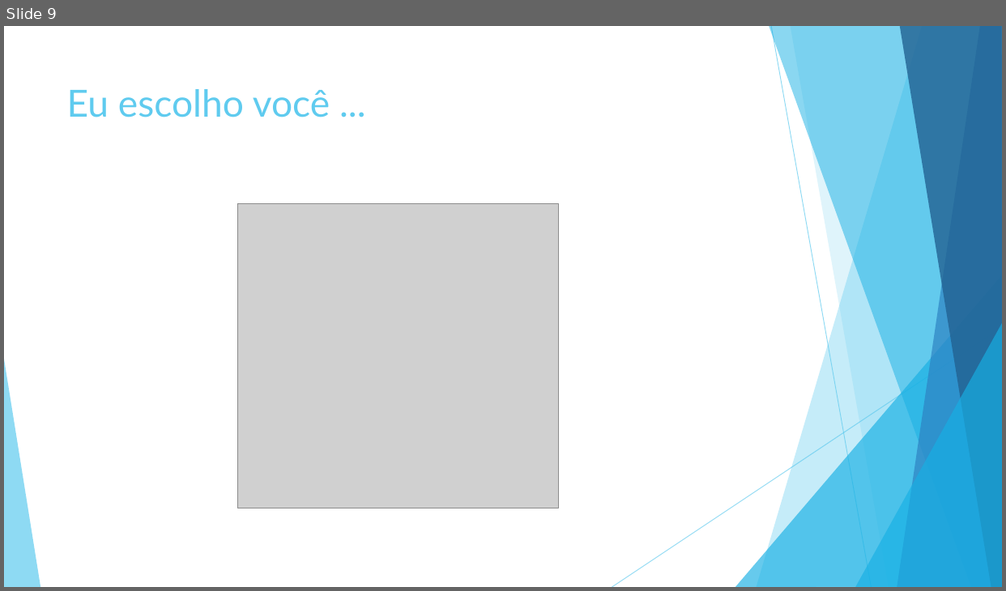
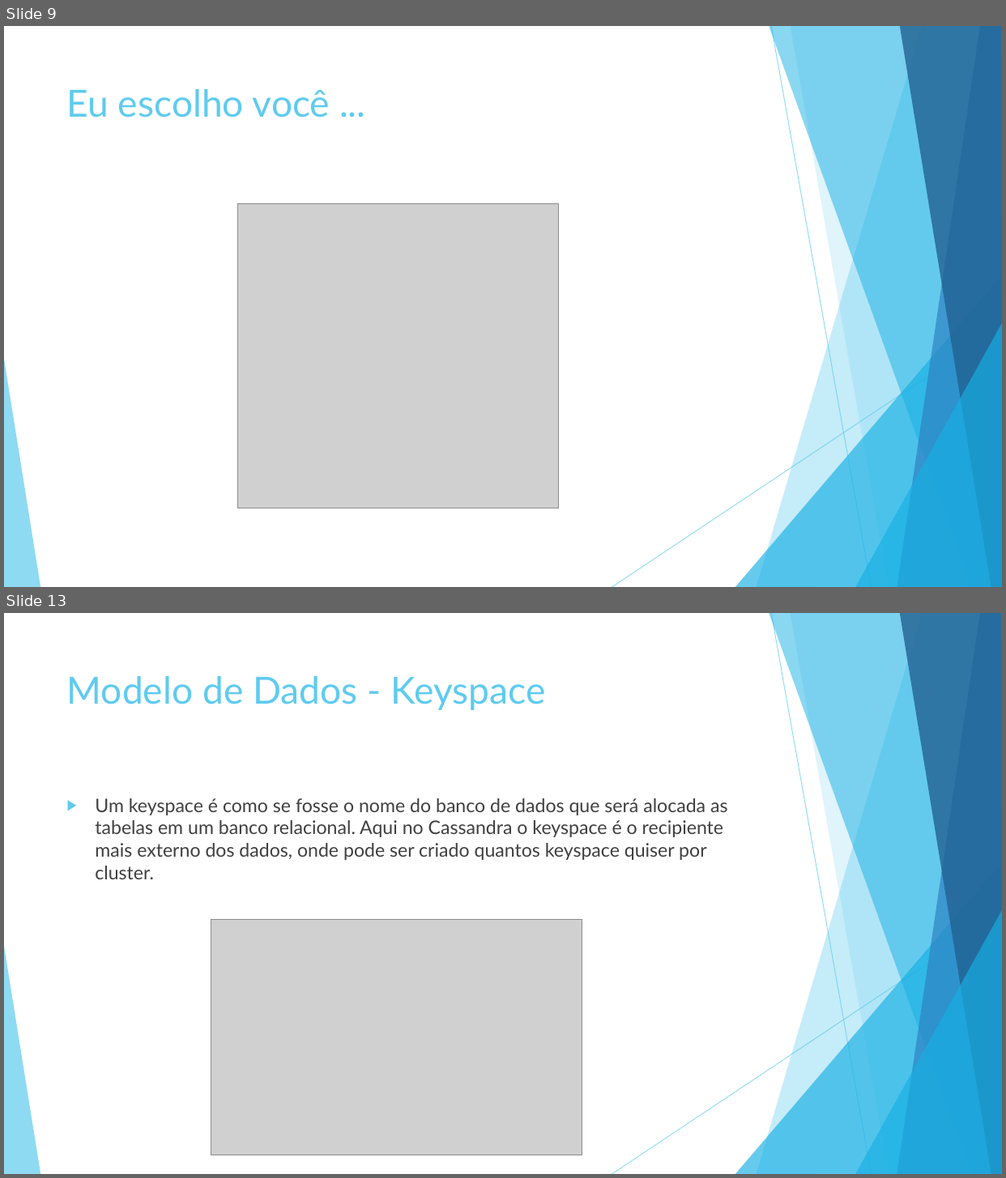
Before and after one commit to luiscferraz/bd-penitenciaria, a slide deck: Seminario/NoSQL.pptx. Shown one above the other, each under a label of ours: slide 9 before the commit, slides 9 and 13 after it; the slides between them are not shown. The pictures are 1006x591 and 1006x1178 pixels, drawn with LibreOffice and Linux fonts; fonts in the diff are those of the drawing; grey boxes stand for pictures. Boxes give left, top, right and bottom in pixels: in the first picture for what was removed or moved away, otherwise in the second. Text is boxed around its words. In the diff, an @@ line names an element or a change of style, - is before the commit and + after.

```diff
--- a/Seminario/NoSQL.pptx
+++ b/Seminario/NoSQL.pptx
@@ slide 13 added at <box>4,613,1002,1174</box>, background #FFFFFF; not listed: 10 template elements that a slide beside it also shows @@
@@ title added at <box>67,676,546,710</box>, 36 pt, text #5FCBEF @@
+Modelo de Dados - Keyspace
@@ text added at <box>95,798,727,879</box>, 18 pt, text #404040 @@
+▶ Um keyspace é como se fosse o nome do banco de dados que será alocada as tabelas em um banco relacional. Aqui no Cassandra o keyspace é o recipiente mais externo dos dados, onde pode ser criado quantos keyspace quiser por cluster.
@@ picture added at <box>211,919,582,1155</box> @@
```
Also in this commit, not shown: 8 other slides added, 1 slide removed.
